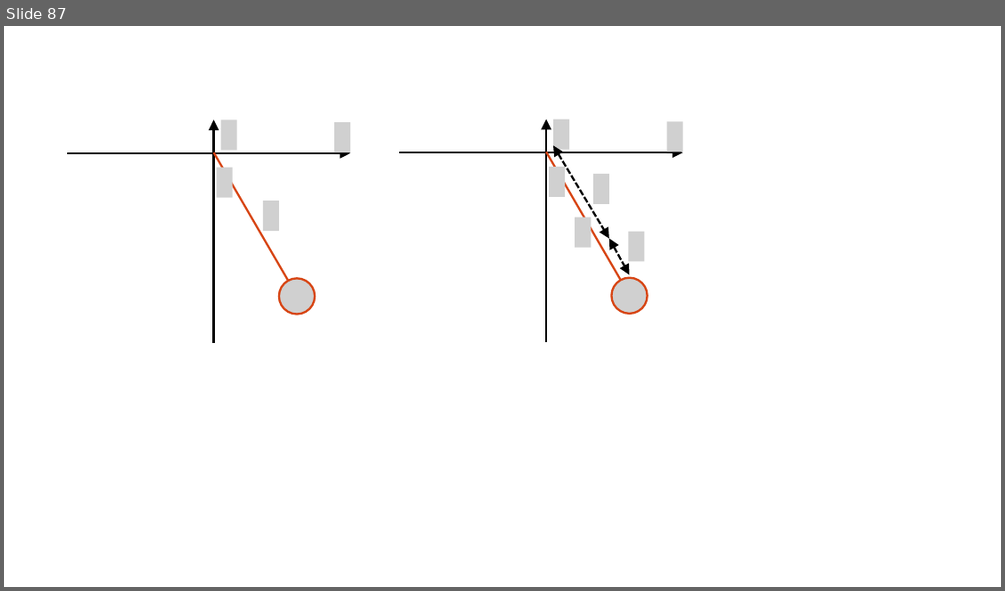
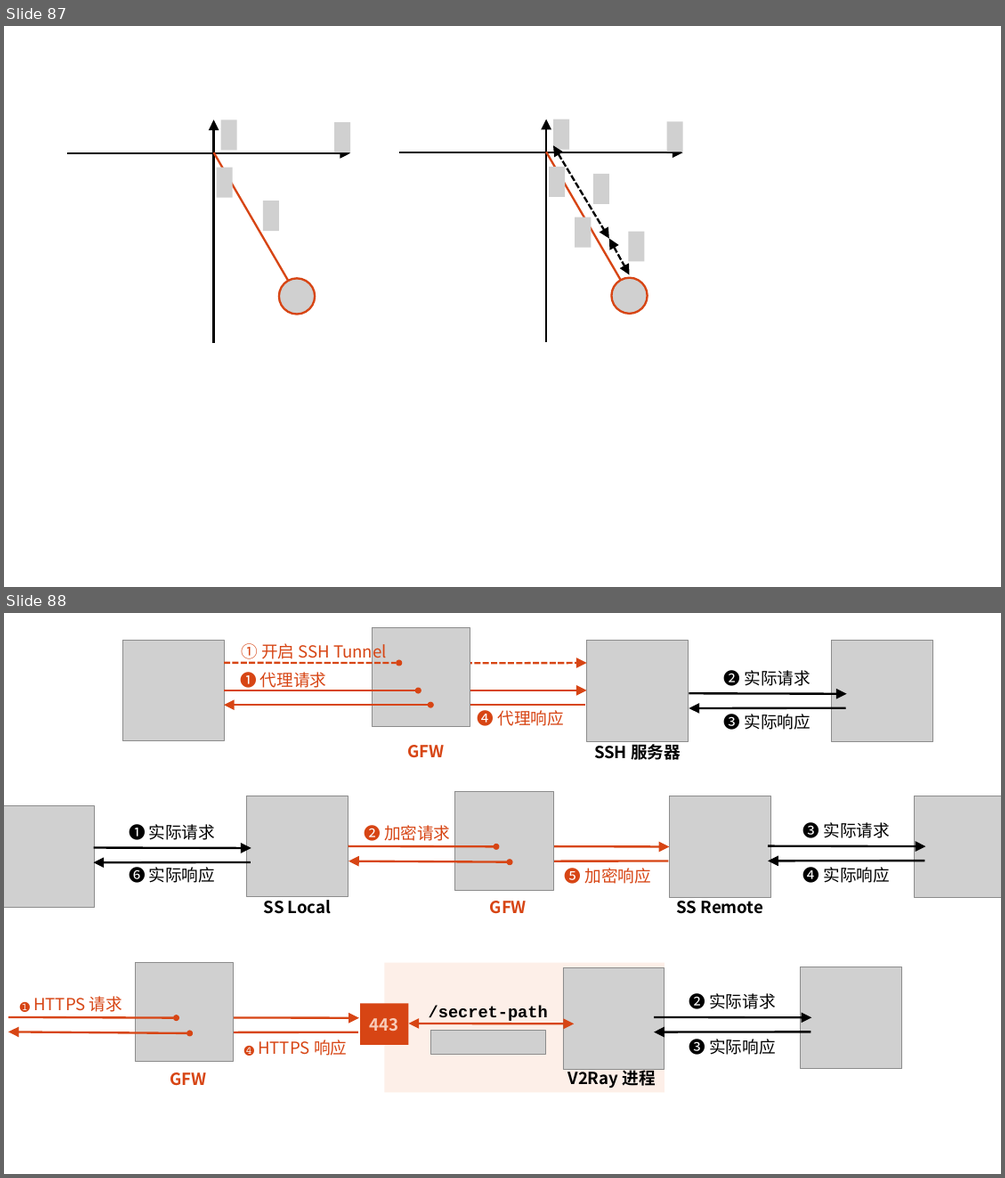
Before and after one commit to WCY-dt/blog, a slide deck: dev/博客.pptx. Shown one above the other, each under a label of ours: slide 87 before the commit, slides 87 and 88 after it. The pictures are 1005x591 and 1005x1178 pixels, drawn with LibreOffice and Linux fonts; fonts in the diff are those of the drawing; grey boxes stand for pictures. Boxes give left, top, right and bottom in pixels: in the first picture for what was removed or moved away, otherwise in the second. Text is boxed around its words. In the diff, an @@ line names an element or a change of style, - is before the commit and + after.

```diff
--- a/dev/博客.pptx
+++ b/dev/博客.pptx
@@ slide 88 added at bbox=[4, 613, 1001, 1174], background #FFFFFF @@
@@ group added at bbox=[122, 628, 933, 763]: 7 texts, 6 arrows, 4 pictures, 1 line, 1 double arrow @@
+❶ 代理请求
+① 开启 SSH Tunnel
+❹ 代理响应
+GFW
+SSH 服务器
+❷ 实际请求
+❸ 实际响应
@@ group added at bbox=[4, 792, 1001, 914]: 9 texts, 6 arrows, 5 pictures, 1 line, 1 double arrow @@
+❷ 加密请求
+❺ 加密响应
+❸ 实际请求
+GFW
+SS Remote
+❶ 实际请求
+SS Local
+❻ 实际响应
+❹ 实际响应
@@ group added at bbox=[8, 963, 902, 1093]: 7 texts, 4 arrows, 4 pictures, 2 rectangles, 2 double arrows, 1 line @@
+❹ HTTPS 响应
+❷ 实际请求
+GFW
+443
+/secret-path
+V2Ray 进程
+❸ 实际响应
+❶ HTTPS 请求
```
Also in this commit, not shown: 1 slide changed, 5 other files.
